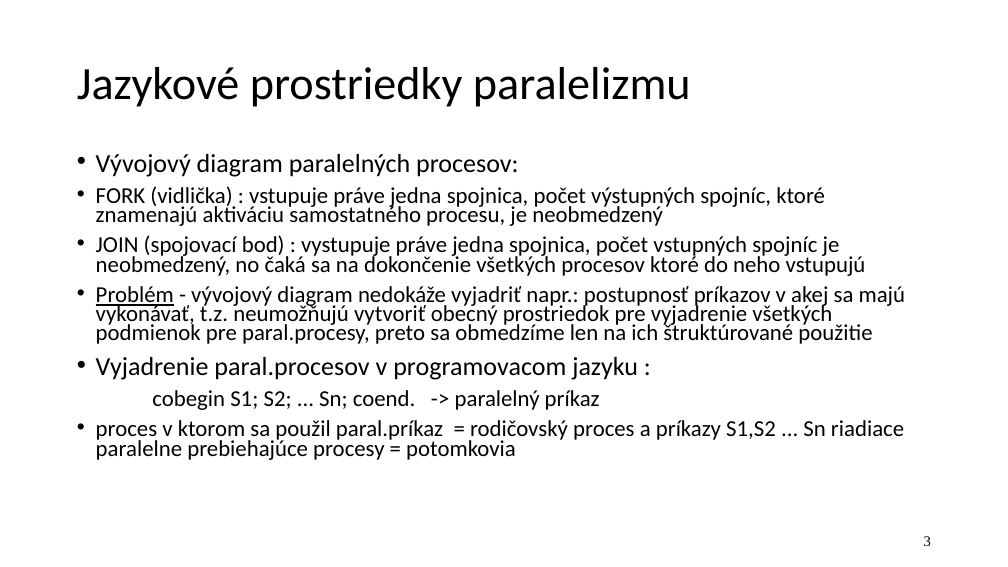
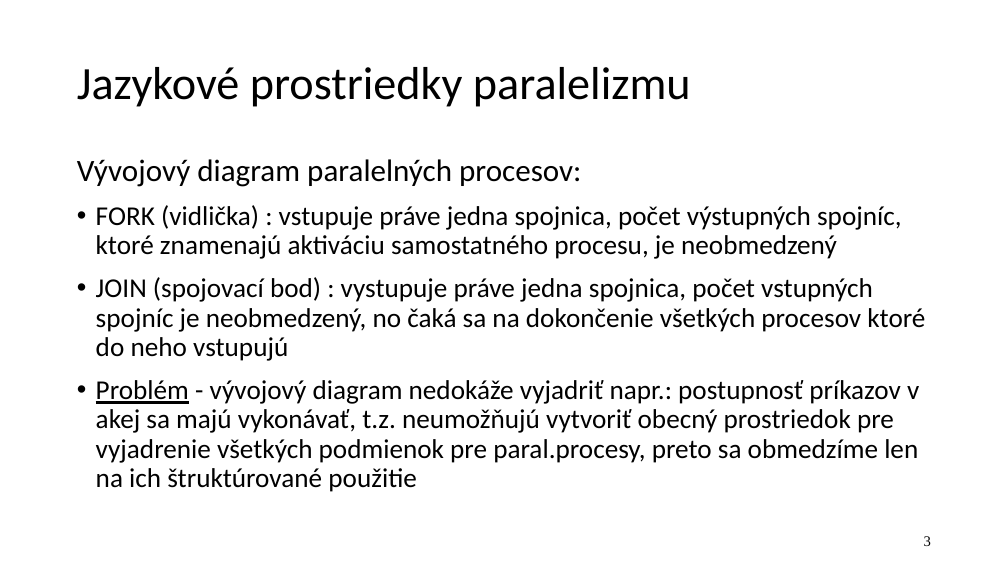
Before and after one commit to jb23lm87/OS-prednasky, a slide deck: slide 3 of OS 2 Úvod do paralélnych procesov a synchronizácie.pptx. Drawn at 1008x567 pixels with LibreOffice and Linux fonts; fonts in the diff are those of the drawing. Boxes give left, top, right and bottom in pixels: in the first picture for what was removed or moved away, otherwise in the second. Text is boxed around its words. In the diff, an @@ line names an element or a change of style, - is before the commit and + after.

```diff
--- a/OS 2 Úvod do paralélnych procesov a synchronizácie.pptx
+++ b/OS 2 Úvod do paralélnych procesov a synchronizácie.pptx
@@ text "Vývojový diagram paralelných procesov:" at [77,159,925,492]: size 24.8 to 29.6 pt in "Vývojový diagram paralelných procesov:"; size 21.7 to 25.9 pt; bullet • to none; line spacing 0.7 to 0.9; more space between paragraphs @@
@@ text at [96,357,904,460]: paragraphs removed @@
-• Vyjadrenie paral.procesov v programovacom jazyku :
-cobegin S1; S2; ... Sn; coend. -> paralelný príkaz
-• proces v ktorom sa použil paral.príkaz = rodičovský proces a príkazy S1,S2 ... Sn riadiace paralelne prebiehajúce procesy = potomkovia
```
Also in this commit, not shown: 13 other slides changed, 7 slides added, 8 slides removed.
